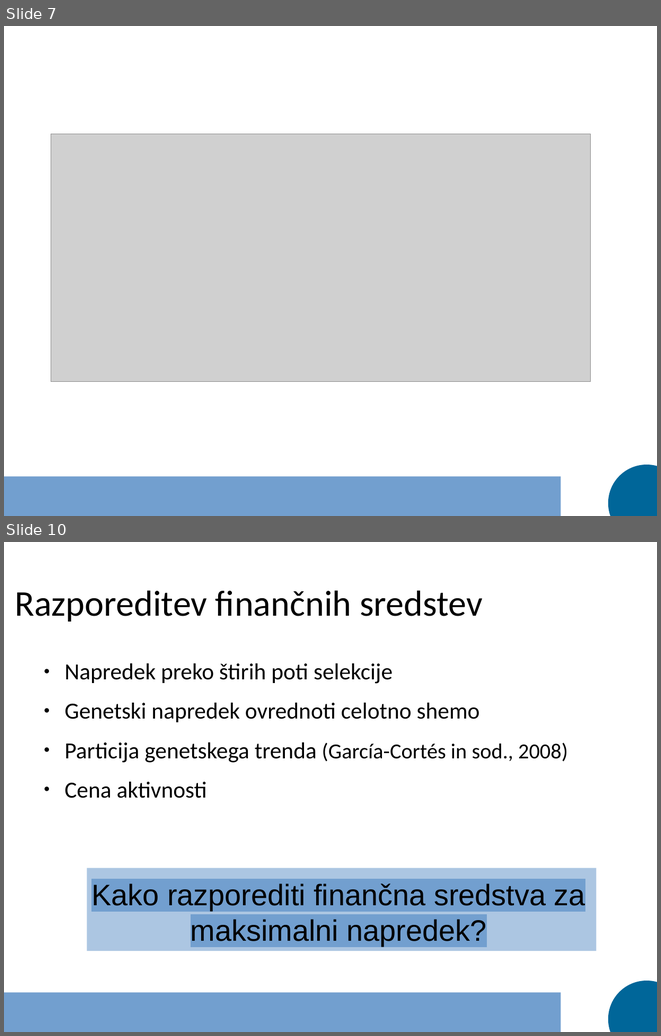
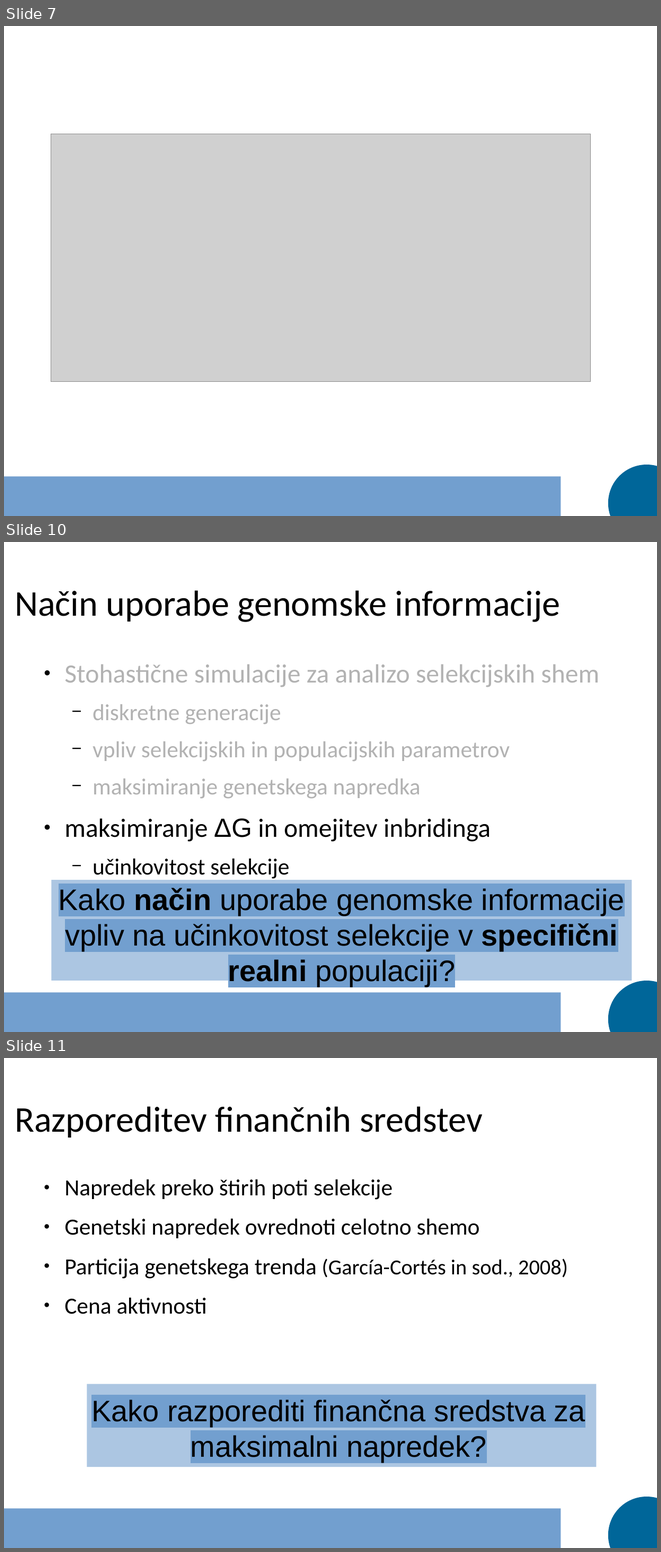
Before and after one commit to janaobsteter/Genotype_CODES, a slide deck: Predstavitev_dispozicija.odp. Shown one above the other, each under a label of ours: slides 7 and 10 before the commit, slides 7, 10 and 11 after it; the slides between them are not shown. The pictures are 661x1036 and 661x1552 pixels, drawn with LibreOffice and Linux fonts; fonts in the diff are those of the drawing; grey boxes stand for pictures. Boxes give left, top, right and bottom in pixels: in the first picture for what was removed or moved away, otherwise in the second. Text is boxed around its words. In the diff, an @@ line names an element or a change of style, - is before the commit and + after.

```diff
--- a/Predstavitev_dispozicija.odp
+++ b/Predstavitev_dispozicija.odp
@@ slide 10 added at (4,542,657,1032), background #FFFFFF; not listed: 2 template elements that a slide beside it also shows @@
@@ title added at (15,590,560,622), 44 pt, text #000000 @@
+Način uporabe genomske informacije
@@ text added at (64,664,599,881), 28 pt, text #B2B2B2 @@
+● Stohastične simulacije za analizo selekcijskih shem
+  − diskretne generacije
+  − vpliv selekcijskih in populacijskih parametrov
+  − maksimiranje genetskega napredka
+● maksimiranje ΔG in omejitev inbridinga
+  − učinkovitost selekcije
@@ rectangle added at (51,880,632,980), fill #729FCF at 59% opacity @@
@@ text added at (59,888,625,986), 36 pt, text #000000 @@
+Kako način uporabe genomske informacije vpliv na učinkovitost selekcije v specifični realni populaciji?
@@ what was slide 10 is now slide 11 @@
```
Also in this commit, not shown: 7 slides changed, 2 other slides added, 6 other files.
